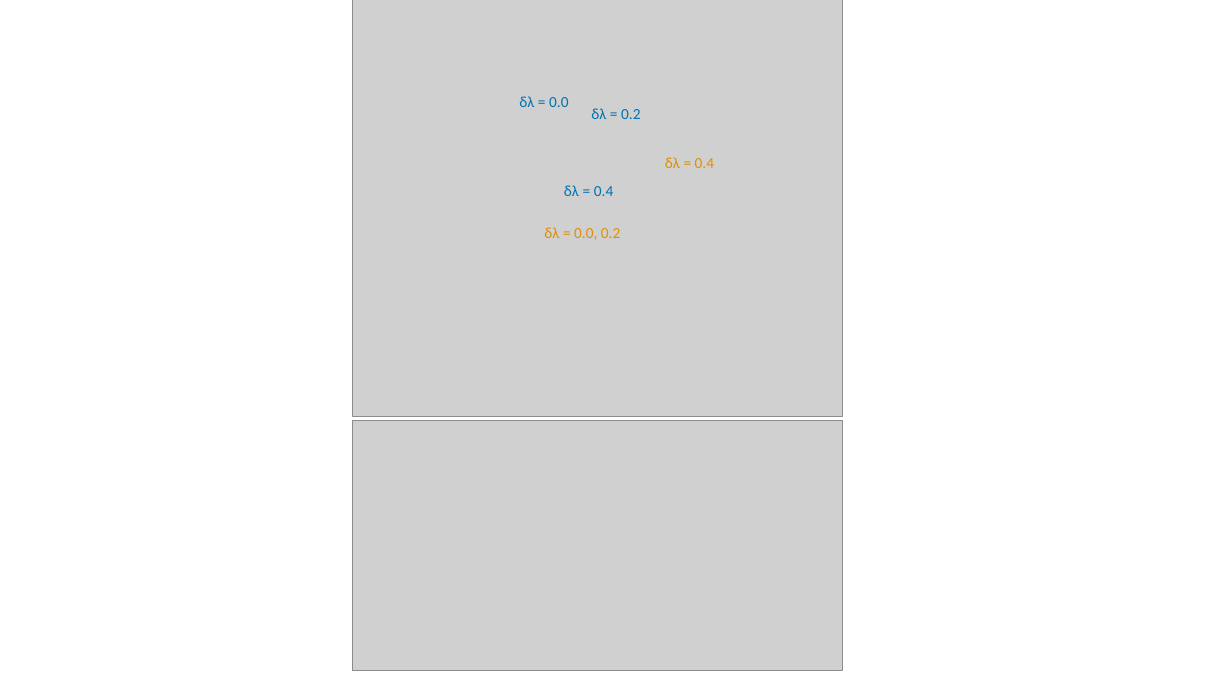
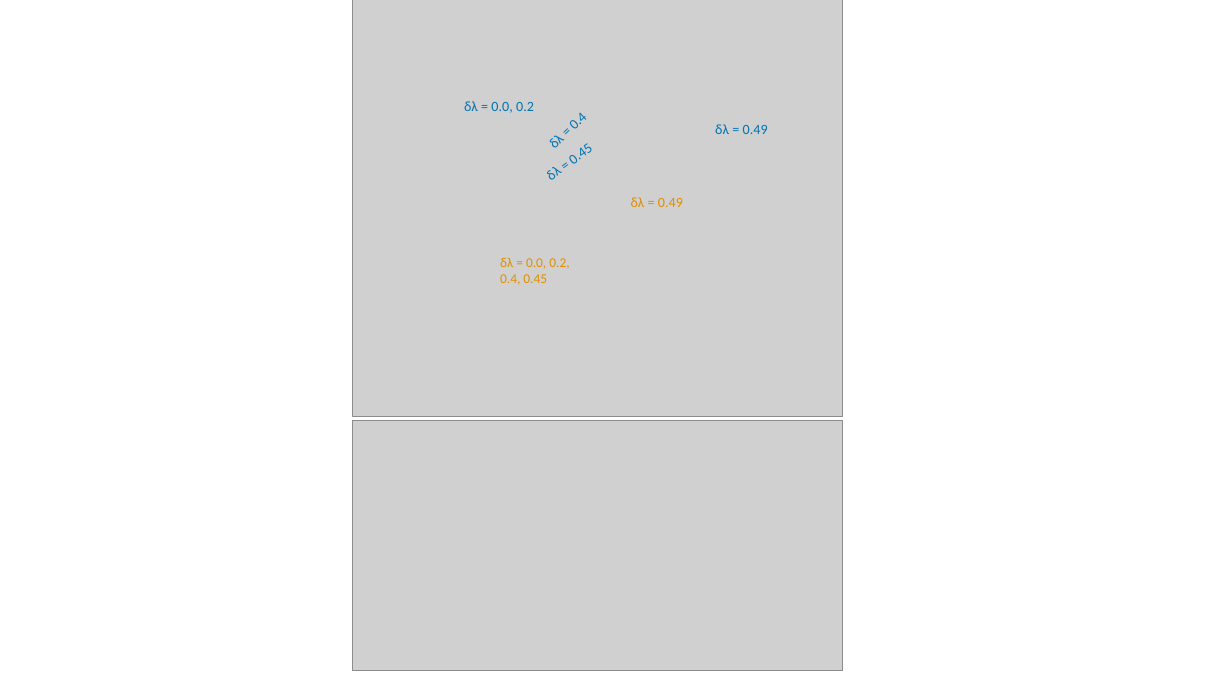
Before and after one commit to ioakimsy/BS-Thesis, a slide deck: slide 20 of documents/Figures editing.pptx. Drawn at 1232x693 pixels with LibreOffice and Linux fonts; fonts in the diff are those of the drawing; grey boxes stand for pictures. Boxes give left, top, right and bottom in pixels: in the first picture for what was removed or moved away, otherwise in the second. Text is boxed around its words. In the diff, an @@ line names an element or a change of style, - is before the commit and + after.

```diff
--- a/documents/Figures editing.pptx
+++ b/documents/Figures editing.pptx
@@ text "δλ = 0.4" at [573, 114, 588, 164]: rotation 0 to 316 degrees @@
@@ text at [464, 101, 534, 113]: text changed; size 12 to 11 pt @@
-δλ = 0.0
+δλ = 0.0, 0.2
@@ text at [573, 114, 588, 164]: text changed; size 12 to 11 pt @@
-δλ = 0.2
+δλ = 0.4
@@ text added at [555, 135, 588, 164], 11 pt, text #0173B2 @@
+δλ = 0.45
@@ text at [715, 124, 768, 134]: text changed; size 12 to 11 pt @@
-δλ = 0.4
+δλ = 0.49
@@ text at [631, 197, 683, 207]: text changed; size 12 to 11 pt @@
-δλ = 0.4
+δλ = 0.49
@@ text at [500, 258, 569, 285]: text changed; size 12 to 10.5 pt @@
-δλ = 0.0, 0.2
+δλ = 0.0, 0.2, 0.4, 0.45
```
Also in this commit, not shown: 1 other file.
